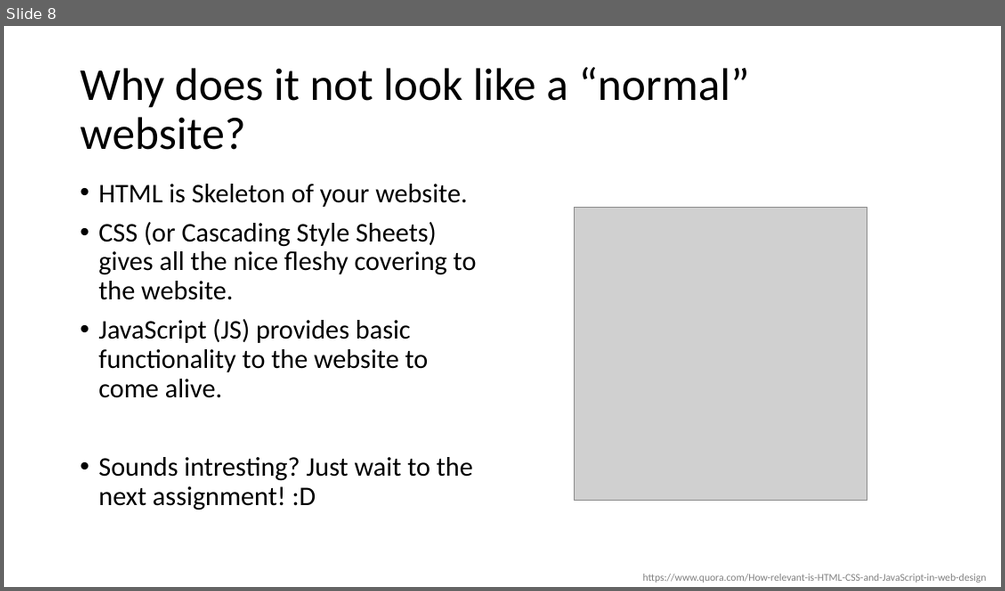
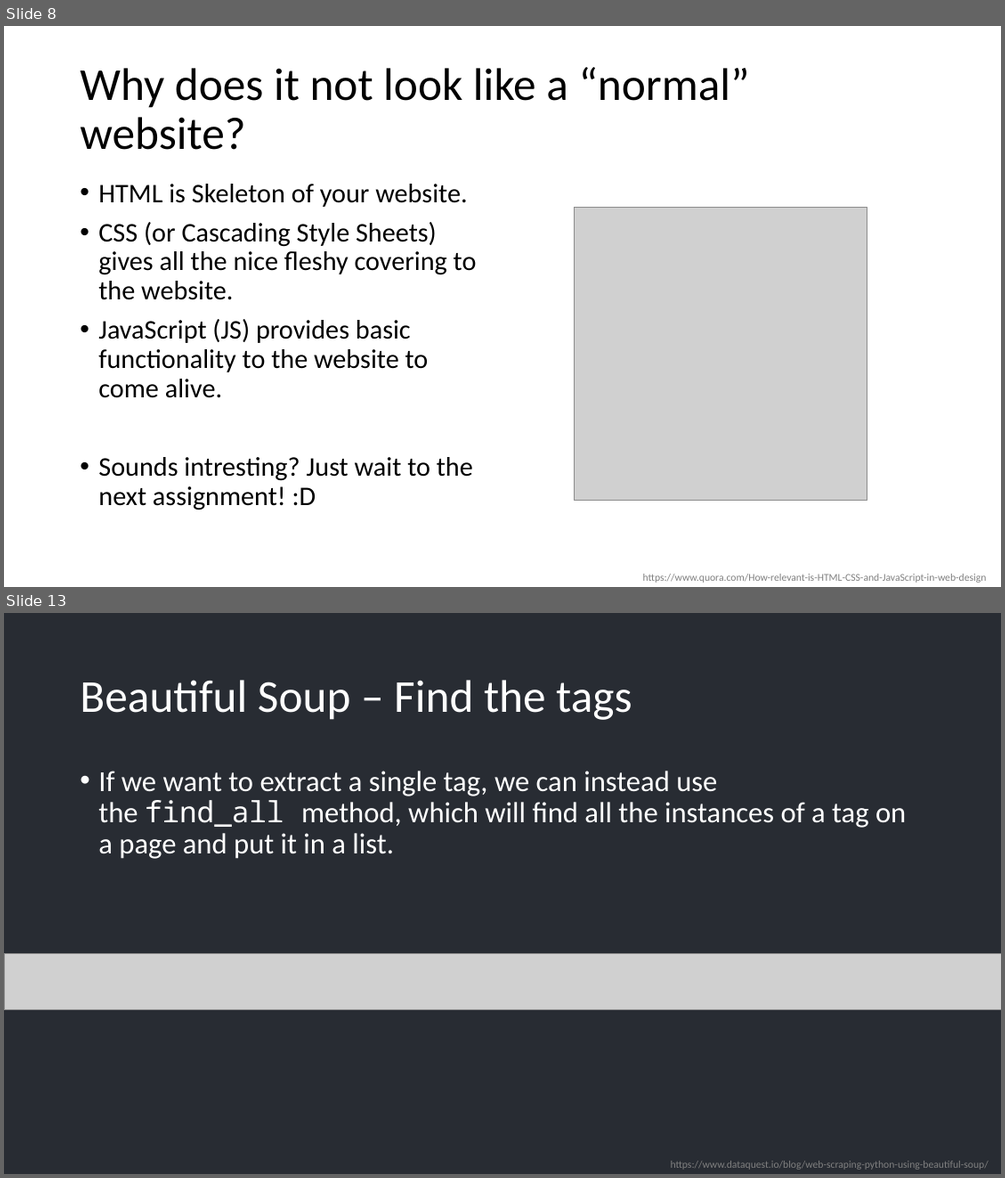
Before and after one commit to fmwestby/IN3110_Group_Sessions, a slide deck: 06_webScrapping/beautifulSoup.pptx. Shown one above the other, each under a label of ours: slide 8 before the commit, slides 8 and 13 after it; the slides between them are not shown. The pictures are 1005x591 and 1005x1178 pixels, drawn with LibreOffice and Linux fonts; fonts in the diff are those of the drawing; grey boxes stand for pictures. Boxes give left, top, right and bottom in pixels: in the first picture for what was removed or moved away, otherwise in the second. Text is boxed around its words. In the diff, an @@ line names an element or a change of style, - is before the commit and + after.

```diff
--- a/06_webScrapping/beautifulSoup.pptx
+++ b/06_webScrapping/beautifulSoup.pptx
@@ slide 13 added at bbox=[4, 613, 1001, 1174], background #282C33 @@
@@ title added at bbox=[80, 680, 631, 720], 44 pt, text #FFFFFF @@
+Beautiful Soup – Find the tags
@@ text added at bbox=[98, 771, 906, 859], 28 pt, text #FFFFFF @@
+• If we want to extract a single tag, we can instead use the find_all method, which will find all the instances of a tag on a page and put it in a list.
@@ picture added at bbox=[4, 954, 1001, 1010] @@
@@ text added at bbox=[671, 1160, 988, 1169], 10 pt, text #808080 @@
+https://www.dataquest.io/blog/web-scraping-python-using-beautiful-soup/
```
Also in this commit, not shown: 6 slides changed, 5 other slides added, 3 other files.
